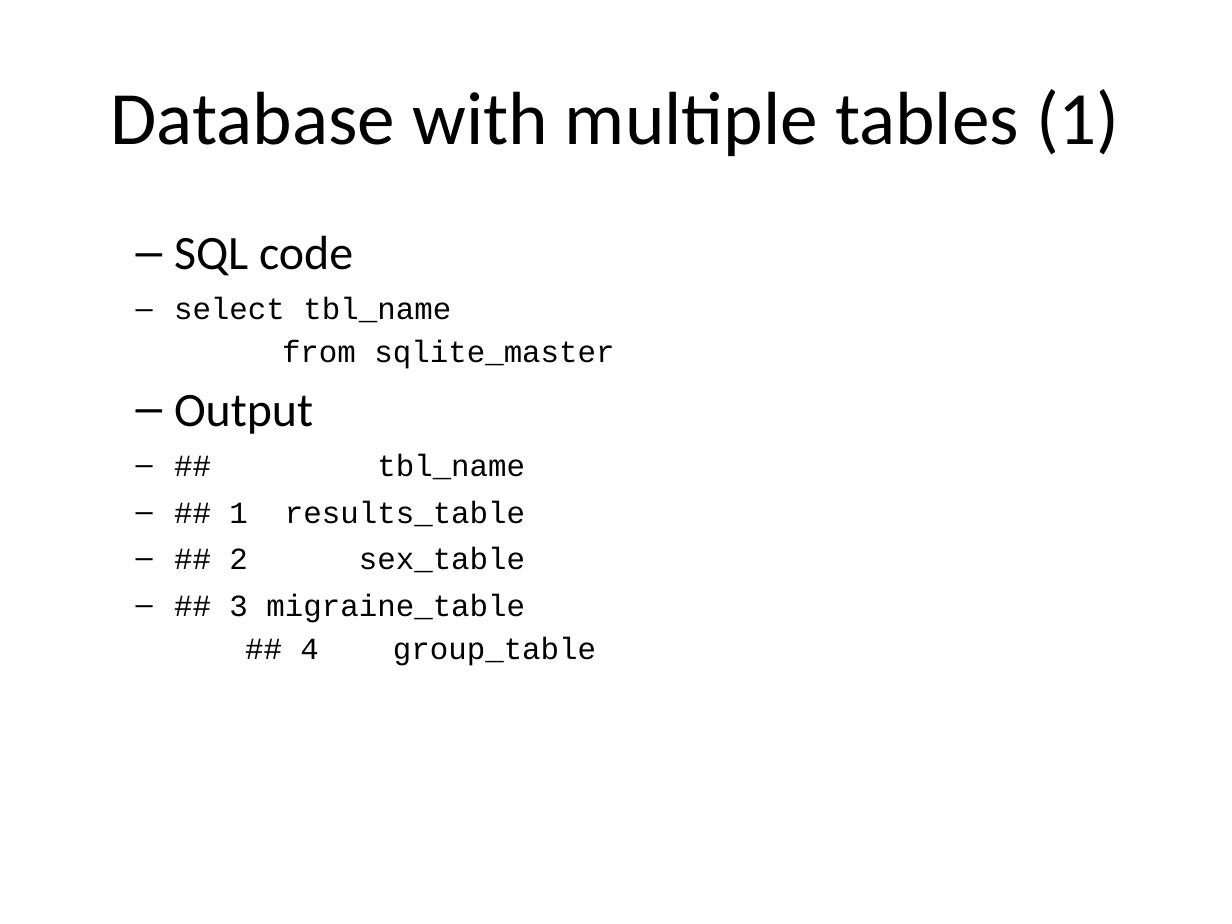
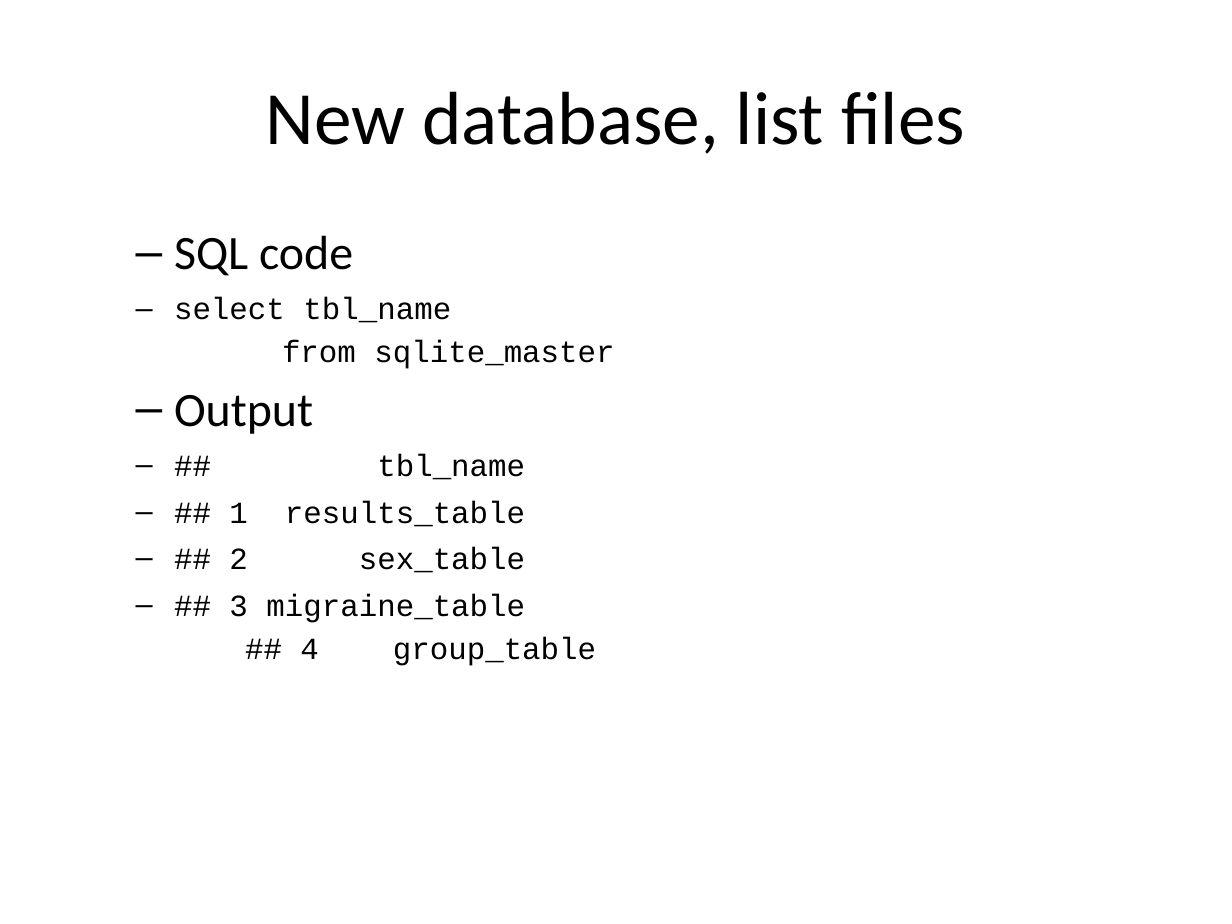
Before and after one commit to pmean/introduction-to-sql, a slide deck: slide 5 of src/simple-joins.pptx (slide 2 before the commit). Drawn at 1232x924 pixels with LibreOffice and Linux fonts; fonts in the diff are those of the drawing. Boxes give left, top, right and bottom in pixels: in the first picture for what was removed or moved away, otherwise in the second. Text is boxed around its words. In the diff, an @@ line names an element or a change of style, - is before the commit and + after.

```diff
--- a/src/simple-joins.pptx
+++ b/src/simple-joins.pptx
@@ title at (x1=266, y1=91, x2=965, y2=154): text changed @@
-Database with multiple tables (1)
+New database, list files
```
Also in this commit, not shown: 7 other slides changed, 16 slides added, 2 other files.
